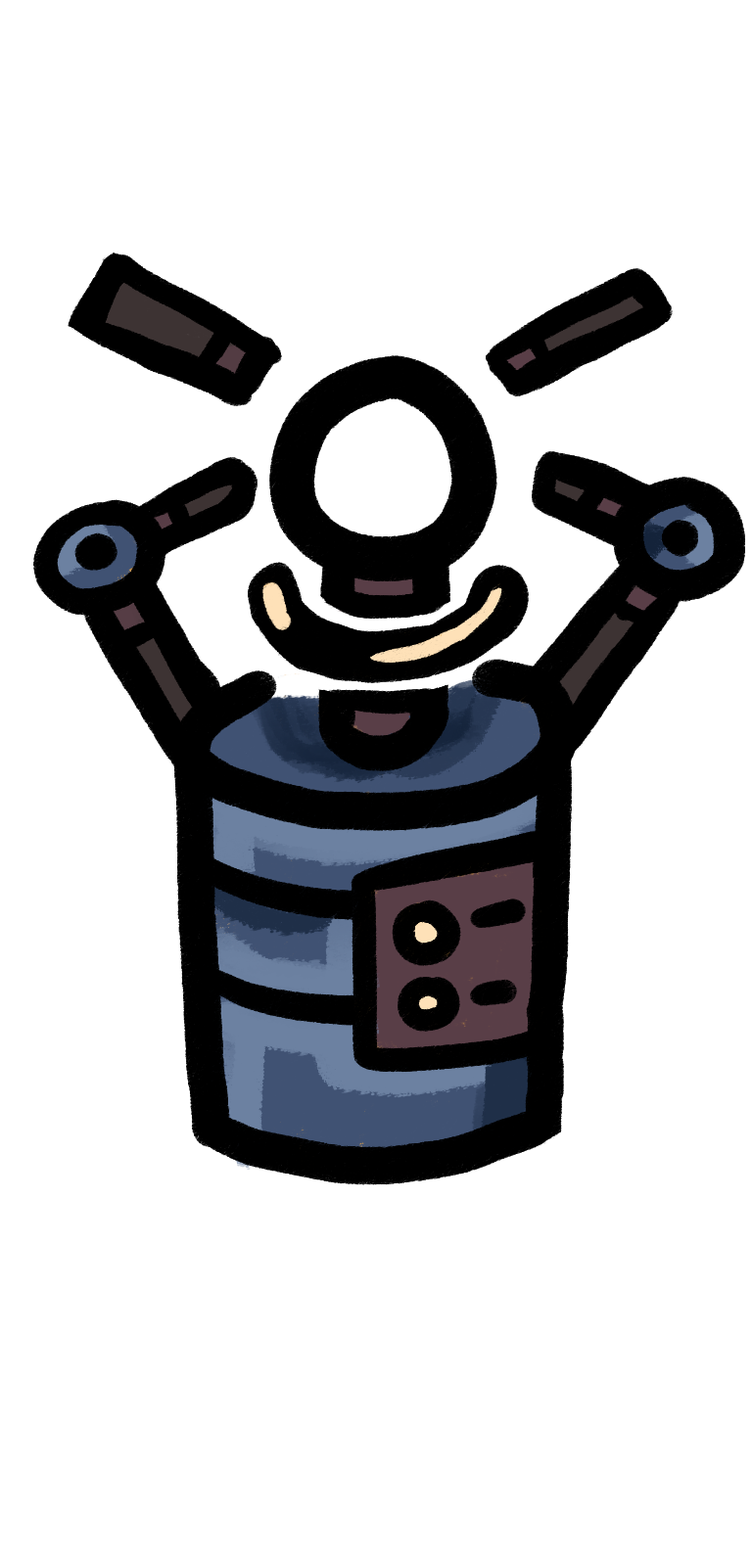
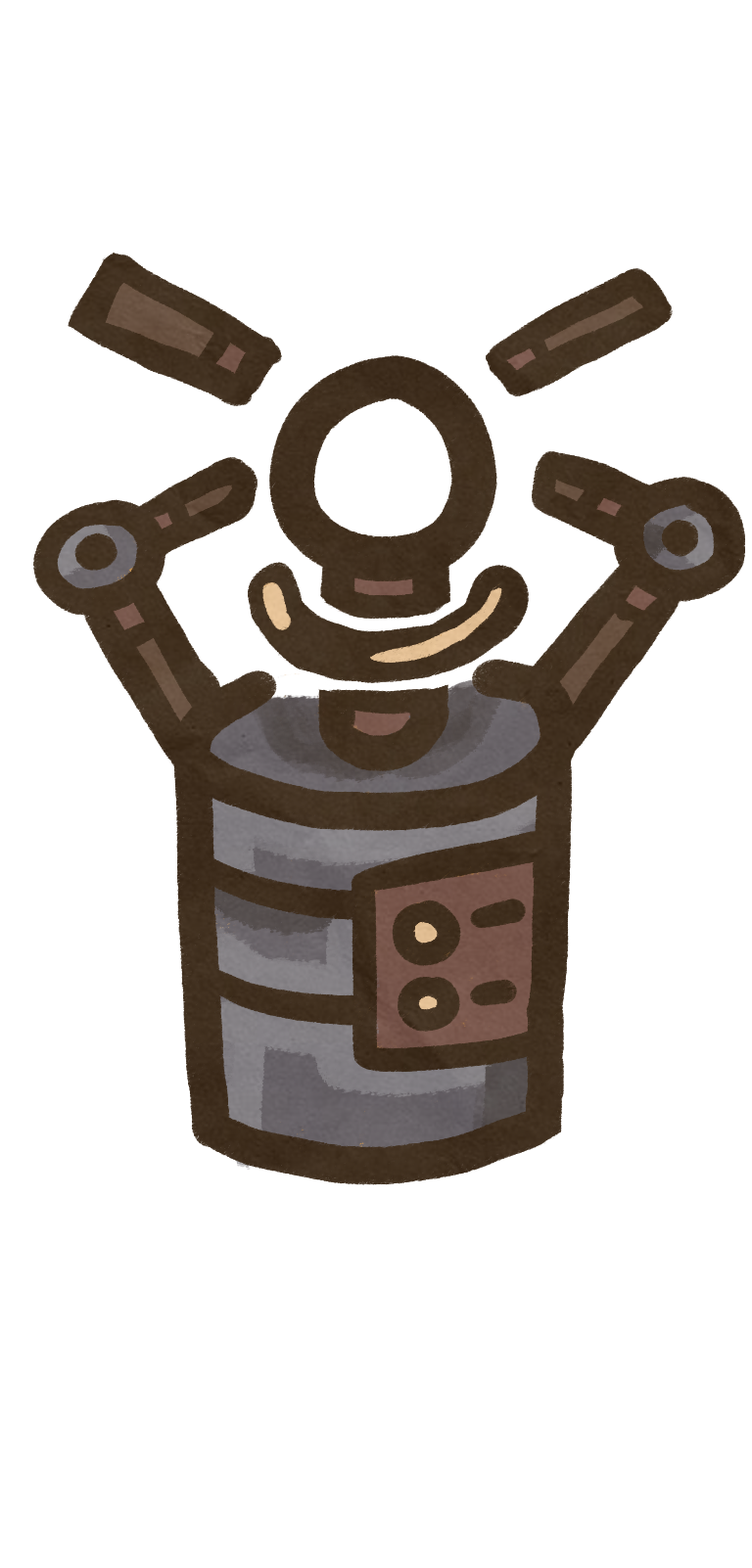
Comparing the layer stacks of the two (752, 1568) images. Changes:
pixels changed over [33, 252, 745, 1186] (layer not identified)